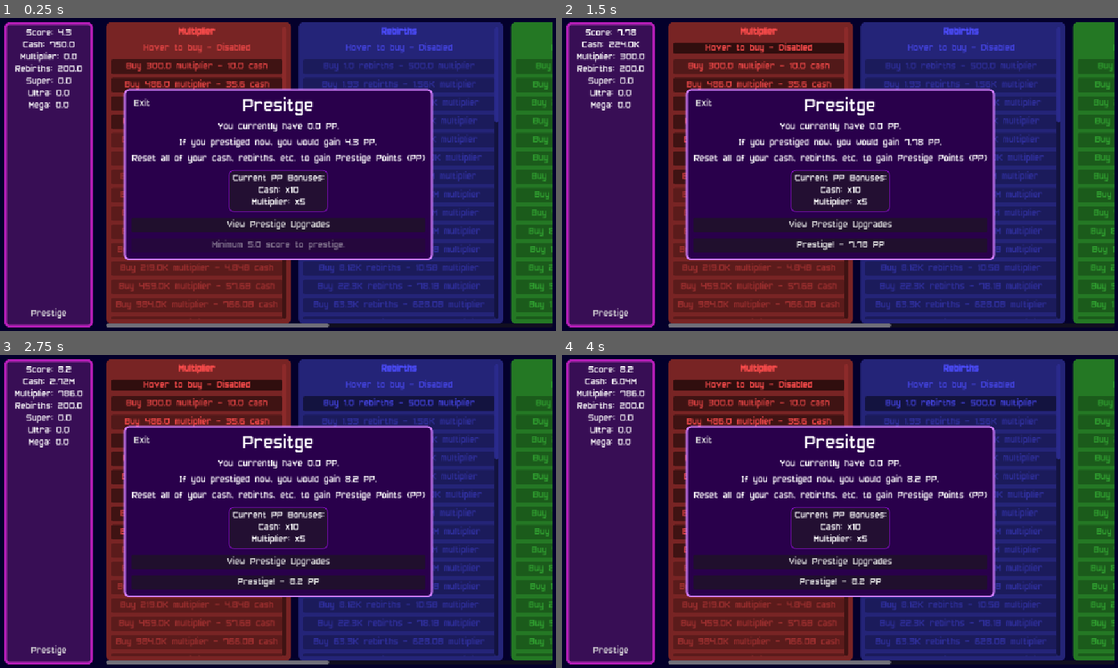
Above: before the commit, frames 1-4 (two rows, left to right).
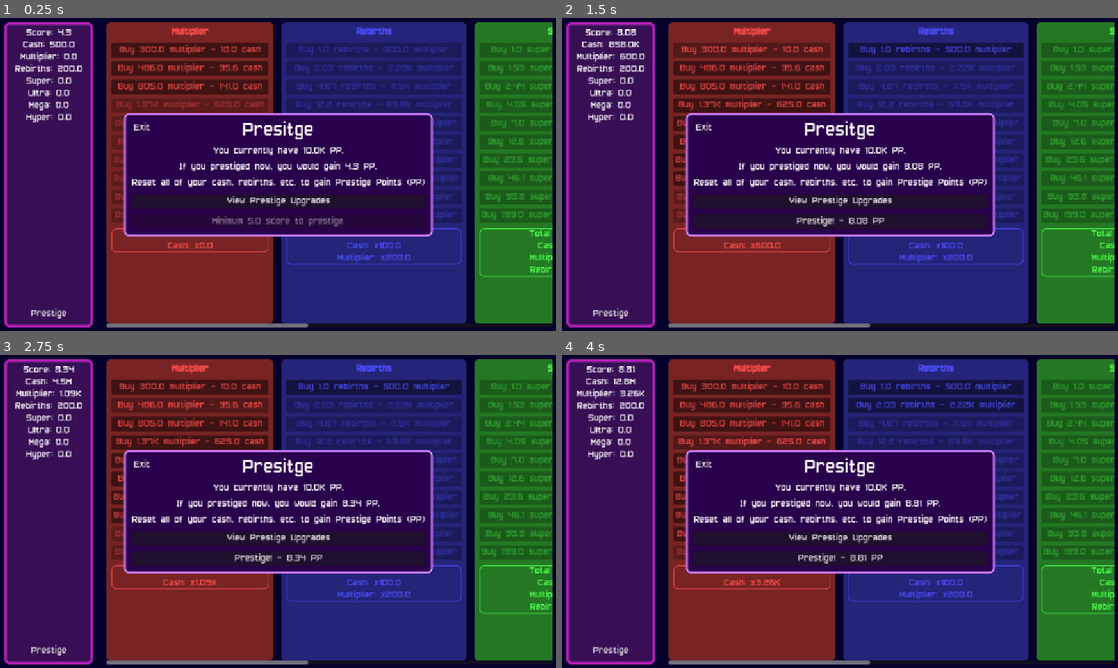
Above: after the commit, the same moments.

Repository: T3rryTim3/ButtonSim
Game: Godot game, scene res://Scenes/main.tscn
Two runs of this game, one before a commit and one after it. Both use one fixed random seed, a clock stepped at 60 frames per second and the inputs below.
Inputs (mouse positions are in pixels of both pictures, inside the frame that each line leads up to):
- Up to frame 1 (0.25 s): no input
- Up to frame 2 (1.5 s): click (756, 49) at 0.5 s, where only the run before the commit has a clickable "Hover to buy - Disabled"; click "Buy 300.0 multiplier - 10.0 c…" at 1.25 s
- Up to frame 3 (2.75 s): click "Buy 486.0 multiplier - 35.6 c…" at 2 s
- Up to frame 4 (4 s): click "Buy 805.0 multiplier - 141.0 …" at 2.75 s; click "Buy 1.37K multiplier - 625.0 …" at 3.5 s

The runs differ from the first frame. In frame 1, 43% of the frame differs, in the area x 4-100%, y 1-99%; in frame 2, 44%; in frame 3, 44%, in the area x 2-100%, y 1-99%; in frame 4, 44%.

Commit message:
More prestige upgrades + balance changes

Diff:
--- a/Scenes/UI/reset_button.tscn
+++ b/Scenes/UI/reset_button.tscn
@@ -7,4 +7,4 @@
 
 [node name="VisibleOnScreenEnabler2D" type="VisibleOnScreenEnabler2D" parent="."]
 
-[connection signal="pressed" from="." to="." method="_button_pressed"]
+[connection signal="pressed" from="." to="." method="buy"]
--- a/Scenes/UI/reset_layer.tscn
+++ b/Scenes/UI/reset_layer.tscn
@@ -54,20 +54,15 @@
 theme_override_font_sizes/font_size = 20
 text = "Multiplier"
 
-[node name="Button" type="Button" parent="ScrollContainer/VBoxContainer"]
+[node name="Autobuy" type="Button" parent="ScrollContainer/VBoxContainer"]
 layout_mode = 2
 theme_override_styles/normal = SubResource("StyleBoxEmpty_xk82d")
 toggle_mode = true
-text = "Hover to buy - Disabled"
+text = "Autobuy - Disabled"
 
 [node name="Buttons" type="VBoxContainer" parent="ScrollContainer/VBoxContainer"]
 layout_mode = 2
 theme_override_constants/separation = 8
-
-[node name="Label2" type="Label" parent="ScrollContainer/VBoxContainer"]
-layout_mode = 2
-text = "Total Bonuses:"
-horizontal_alignment = 1
 
 [node name="Desc" type="PanelContainer" parent="ScrollContainer/VBoxContainer"]
 layout_mode = 2
@@ -75,3 +70,11 @@
 
 [node name="VBoxContainer" type="VBoxContainer" parent="ScrollContainer/VBoxContainer/Desc"]
 layout_mode = 2
+
+[node name="Label2" type="Label" parent="ScrollContainer/VBoxContainer/Desc/VBoxContainer"]
+layout_mode = 2
+text = "Total Bonuses:"
+horizontal_alignment = 1
+
+[node name="VBoxContainer" type="VBoxContainer" parent="ScrollContainer/VBoxContainer/Desc/VBoxContainer"]
+layout_mode = 2
--- a/Scenes/UI/upgrade.tscn
+++ b/Scenes/UI/upgrade.tscn
@@ -36,7 +36,7 @@
 layout_mode = 2
 size_flags_horizontal = 3
 
-[node name="Cost" type="Label" parent="VBoxContainer2/HBoxContainer"]
+[node name="Purchased" type="Label" parent="VBoxContainer2/HBoxContainer"]
 layout_mode = 2
 theme_override_colors/font_color = Color(0.832859, 0.155363, 1, 1)
 text = "0/10"
--- a/Scenes/main.tscn
+++ b/Scenes/main.tscn
@@ -205,12 +205,13 @@
 [node name="VBoxContainer" type="VBoxContainer" parent="Game/PrestigeMenu/Prestige/VBoxContainer/Bonuses"]
 layout_mode = 2
 
-[node name="BonusesLabel" type="Label" parent="Game/PrestigeMenu/Prestige/VBoxContainer/Bonuses/VBoxContainer"]
+[node name="BonusesTitle" type="Label" parent="Game/PrestigeMenu/Prestige/VBoxContainer/Bonuses/VBoxContainer"]
 layout_mode = 2
 text = "Current PP Bonuses:"
 horizontal_alignment = 1
 
-[node name="Label" type="Label" parent="Game/PrestigeMenu/Prestige/VBoxContainer/Bonuses/VBoxContainer"]
+[node name="PPBonusesDisplay" type="Label" parent="Game/PrestigeMenu/Prestige/VBoxContainer/Bonuses/VBoxContainer"]
+unique_name_in_owner = true
 layout_mode = 2
 size_flags_horizontal = 4
 text = "Cash: x10
--- a/Scenes/testscene.gd
+++ b/Scenes/testscene.gd
@@ -31,10 +31,37 @@
 	for k in Config.RESET_LAYERS:
 		%Labels.get_node(k).text = k.capitalize() + ": " + str(Game.get_stat(k))
 
-func _ready() -> void:
+func _update_reset_layers() -> void:
+	var idx = 0
 
-	if not Game.ready:
-		await Game.ready
+	for k in Config.RESET_LAYERS:
+
+		var l
+		if %ResetLayers.has_node(k):
+			l = %ResetLayers.get_node(k)
+		print(k)
+		print(l)
+
+		if l and l.reset_idx > Game.get_upgrade_count("PP Layers")+2:
+			print("This shouldn't happen.")
+			l.queue_free()
+			continue
+		elif l:
+			l.update_button_count(l._get_button_count())
+		elif not l and idx <= Game.get_upgrade_count("PP Layers")+2:
+			l = reset_layer.instantiate()
+			l.name = k
+			l.key = k
+			l.reset_idx = idx
+			%ResetLayers.add_child(l)
+
+		idx += 1
+
+func _reload_reset_layers() -> void:
+	var idx = 0
+
+	for child in %ResetLayers.get_children():
+		child.queue_free()
 
 	for k in Config.RESET_LAYERS:
 		# Create label
@@ -45,8 +72,20 @@
 
 		# Create purchase panel
 		var l = reset_layer.instantiate()
+		l.name = k
 		l.key = k
+		l.reset_idx = idx
 
 		%ResetLayers.add_child(l)
+		idx += 1
+
+func _ready() -> void:
+
+	if not Game.ready:
+		await Game.ready
+
+	_reload_reset_layers()
+
+	SignalBus.PrestigeUpgradeBought.connect(_update_reset_layers)
 
 	%OpenPrestigeMenu.pressed.connect(%PrestigeMenu.open)
--- a/Scripts/Global/Config.gd
+++ b/Scripts/Global/Config.gd
@@ -5,6 +5,9 @@
 var MIN_PRESTIGE_SCORE:float = 5
 
 var BASE_BUY_SPEED:float = 0.1
+
+var PP_BONUS_BASE:float = 1
+var PP_BONUS_DIV_SCALE:float = 10
 
 const RESET_LAYERS = {
 	"multiplier": {
@@ -31,18 +34,18 @@
 			"multiplier"
 		],
 		"multiplies": {
-			"cash": 1,
+			"cash": 0.5,
 			"multiplier": 1
 		},
 		"cost": {
 			"currency": "multiplier",
 			"init": 500,
 			"scale": 2.2,
-			"exp_growth": .05
+			"exp_growth": .1
 		},
 		"init_val": 1,
 		"scale_val": 1.9,
-		"exp_growth": .025
+		"exp_growth": .1
 	},
 
 	"super": {
@@ -54,18 +57,18 @@
 		],
 		"multiplies": {
 			"cash": 0.05,
-			"multiplier": 0.2,
+			"multiplier": 0.05,
 			"rebirths": 1
 		},
 		"cost": {
 			"currency": "rebirths",
 			"init": 500,
 			"scale": 5.5,
-			"exp_growth": .025
+			"exp_growth": .1
 		},
 		"init_val": 1,
 		"scale_val": 1.5,
-		"exp_growth": .025
+		"exp_growth": .05
 	},
 
 	"ultra": {
@@ -86,11 +89,11 @@
 			"currency": "super",
 			"init": 2000,
 			"scale": 2.5,
-			"exp_growth": .02
+			"exp_growth": 0.15
 		},
 		"init_val": 1,
 		"scale_val": 3,
-		"exp_growth": .025
+		"exp_growth": .05
 	},
 
 	"mega": {
@@ -113,16 +116,65 @@
 			"currency": "ultra",
 			"init": 10000,
 			"scale": 2.5,
-			"exp_growth": .02
+			"exp_growth": 0.2
 		},
 		"init_val": 1,
 		"scale_val": 3,
-		"exp_growth": .025
+		"exp_growth": .05
+	},
+
+	"hyper": {
+		"color": Color(1,0.8,0.2),
+		"reset": [
+			"cash",
+			"multiplier",
+			"rebirths",
+			"ultra",
+			"super",
+			"mega"
+		],
+		"multiplies": {
+			"multiplier": .2,
+			"rebirths": .2,
+			"ultra": .2,
+			"super": 1
+		},
+		"cost": {
+			"currency": "mega",
+			"init": 20000,
+			"scale": 2.5,
+			"exp_growth": .3
+		},
+		"init_val": 1,
+		"scale_val": 3,
+		"exp_growth": .05
 	}
 }
 
 var upgrades = {
-	"Auto Buy": {
+	"PP Buttons": {
+		"name": "Buttons",
+		"tags": ["prestige"],
+		"currency": "prestige_points",
+		"currency_name": "PP",
+		"get_player_currency": func(): return Game.get_reset("prestige").points,
+		"spend_currency": func(amt:Variant): Game.spend_reset_points("prestige", amt),
+		"get_max": func(): return 20,
+		"get_desc": func(next:int): return "Button count is now " + str(5*(next+1)),
+		"get_cost": func(next:int): return B.new(2).multiply(B.new(2).power(next))
+	},
+	"PP Layers": {
+		"name": "Rebirths",
+		"tags": ["prestige"],
+		"currency": "prestige_points",
+		"currency_name": "PP",
+		"get_player_currency": func(): return Game.get_reset("prestige").points,
+		"spend_currency": func(amt:Variant): Game.spend_reset_points("prestige", amt),
+		"get_max": func(): return len(RESET_LAYERS.keys()) - 3,
+		"get_desc": func(next:int): return "Unlock " + str(RESET_LAYERS.keys()[next+3]),
+		"get_cost": func(next:int): return B.new(5).multiply(B.new(15).power(next))
+	},
+	"PP Auto Buy": {
 		"name": "Auto Buy",
 		"tags": ["prestige"],
 		"currency": "prestige_points",
@@ -131,7 +183,18 @@
 		"spend_currency": func(amt:Variant): Game.spend_reset_points("prestige", amt),
 		"get_max": func(): return len(RESET_LAYERS.keys()),
 		"get_desc": func(next:int): return "Unlock auto-buy for " + str(RESET_LAYERS.keys()[next]),
-		"get_cost": func(next:int): return B.new(10).multiply(B.new(10).power(next))
+		"get_cost": func(next:int): return B.new(1000).multiply(B.new(100).power(next))
+	},
+	"PP Free Cost": {
+		"name": "Free cost",
+		"tags": ["prestige"],
+		"currency": "prestige_points",
+		"currency_name": "PP",
+		"get_player_currency": func(): return Game.get_reset("prestige").points,
+		"spend_currency": func(amt:Variant): Game.spend_reset_points("prestige", amt),
+		"get_max": func(): return len(RESET_LAYERS.keys()),
+		"get_desc": func(next:int): return str(RESET_LAYERS.keys()[next]).capitalize() + " Purchases do not spend anything.",
+		"get_cost": func(next:int): return B.new(10).multiply(B.new(100).power(next))
 	},
 	"PP Boost": {
 		"name": "PP Boost",
@@ -140,8 +203,8 @@
 		"currency_name": "PP",
 		"get_player_currency": func(): return Game.get_reset("prestige").points,
 		"spend_currency": func(amt:Variant): Game.spend_reset_points("prestige", amt),
-		"get_max": func(): return len(RESET_LAYERS.keys()),
-		"get_desc": func(next:int): return "Your PP now multiplies " + str((["cash"] + RESET_LAYERS.keys())[next]),
+		"get_max": func(): return len(RESET_LAYERS.keys()) + 1,
+		"get_desc": func(next:int): return "Your PP now multiplies " + str((["cash"] + RESET_LAYERS.keys() + ["All purchased."])[next]),
 		"get_cost": func(next:int): return B.new(5).multiply(B.new(10).power(next))
 	},
 	"PP Buy speed": {
@@ -151,9 +214,20 @@
 		"currency_name": "PP",
 		"get_player_currency": func(): return Game.get_reset("prestige").points,
 		"spend_currency": func(amt:Variant): Game.spend_reset_points("prestige", amt),
-		"get_max": func(): return len(RESET_LAYERS.keys()),
+		"get_max": func(): return 20,
 		"get_desc": func(next:int): return "Your buy speed is 20% faster.",
-		"get_cost": func(next:int): return B.new(5).multiply(B.new(10).power(next))
+		"get_cost": func(next:int): return B.new(25).multiply(B.new(15).power(next))
+	},
+	"PP PP Multi": {
+		"name": "PP Multi",
+		"tags": ["prestige"],
+		"currency": "prestige_points",
+		"currency_name": "PP",
+		"get_player_currency": func(): return Game.get_reset("prestige").points,
+		"spend_currency": func(amt:Variant): Game.spend_reset_points("prestige", amt),
+		"get_max": func(): return 100,
+		"get_desc": func(next:int): return "Your PP is multiplied by " + str(Game.get_upgrade_count("PP PP Multi") + 2),
+		"get_cost": func(next:int): return B.new(2).multiply(B.new(2).power(next))
 	}
 }
 
--- a/Scripts/Global/SignalBus.gd
+++ b/Scripts/Global/SignalBus.gd
@@ -2,3 +2,6 @@
 
 ## Called on presitge
 signal Prestige
+
+## Called when a prestige upgrade is bought
+signal PrestigeUpgradeBought
--- a/Scripts/Global/game.gd
+++ b/Scripts/Global/game.gd
@@ -21,15 +21,17 @@
 		"super":B.new(0),
 		"ultra":B.new(0),
 		"mega":B.new(0),
+		"hyper":B.new(0),
 
 		"resets": {
 			"prestige": {
 				"count" : B.new(0),
-				"points":B.new(0)
+				"points":B.new(10000)
 			},
 		},
 
 		"buy_speed": Config.BASE_BUY_SPEED, ## Time it takes for each button buy
+		"autobuy_speed": Config.BASE_BUY_SPEED/2, ## Time it takes for each auto button buy
 
 		"upgrades": {}
 
@@ -49,6 +51,10 @@
 	if key in Config.reset_stat_multis:
 		for k in Config.reset_stat_multis[key]:
 			mul.multiplyEquals(player[k[0]].multiply(k[1]).quickPlusEquals(1.0))
+
+	var prestige_mutlis = get_prestige_bonuses()
+	if key in prestige_mutlis:
+		mul.multiplyEquals(prestige_mutlis[key])
 
 	return mul
 
@@ -96,10 +102,34 @@
 	player[stat] = Game.NUM_0
 #endregion
 
+#region Prestige Bonuses
+func get_prestige_bonuses() -> Dictionary:
+	var bonuses = {}
+	var pp = get_reset("prestige").points
+
+	for k in range(get_upgrade_count("PP Boost")):
+		bonuses[(["cash"]+Config.RESET_LAYERS.keys())[k]] = B.new(Config.PP_BONUS_BASE).divide(pow(Config.PP_BONUS_DIV_SCALE, k)).multiply(pp).plus(1)
+
+	return bonuses
+#endregion
+
 #region Resets
 ## Gets a reset data dict from the player
 func get_reset(stat:String) -> Variant:
 	return player["resets"][stat]
+
+## Gets the dict index of a reset
+func get_reset_idx(stat:String) -> int:
+
+	var idx = -1
+
+	for k in Config.RESET_LAYERS:
+		print(k)
+		idx += 1
+		if k == stat:
+			break
+
+	return idx
 
 func spend_reset_points(stat:String, amt:Variant) -> void:
 	player["resets"][stat].points.minusEquals(amt)
@@ -136,6 +166,7 @@
 	var buy_speed = Config.BASE_BUY_SPEED
 	buy_speed *= pow(0.8, get_upgrade_count("PP Buy speed"))
 	player.buy_speed = buy_speed
+	player.autobuy_speed = buy_speed*4
 
 func _ready() -> void:
 	player = get_player_data()
--- a/Scripts/UI/prestige_menu.gd
+++ b/Scripts/UI/prestige_menu.gd
@@ -34,6 +34,7 @@
 func _get_pp_gain() -> B:
 	var num = B.new(0)
 	num.plusEquals(Game.get_stat("score"))
+	num.multiplyEquals(Game.get_upgrade_count("PP PP Multi") + 1)
 	return num
 
 func _prestige_button_pressed():
@@ -54,6 +55,24 @@
 		%PrestigeButton.disabled = true
 		%PrestigeButton.text = "Minimum " + str(Config.MIN_PRESTIGE_SCORE) + " score to prestige."
 
+	var bonus_display_str = ""
+	var bonuses = Game.get_prestige_bonuses()
+	var i:int = 0
+	for k in bonuses:
+		bonus_display_str += k.capitalize() + ": x" + str(Game.get_prestige_bonuses()[k])
+
+		# Only add commas before the end
+		if i < len(bonuses) - 1:
+			bonus_display_str += ", "
+
+		i += 1
+
+	if bonus_display_str:
+		%PPBonusesDisplay.text = bonus_display_str
+		$Prestige/VBoxContainer/Bonuses.visible = true
+	else:
+		$Prestige/VBoxContainer/Bonuses.visible = false
+
 func _ready() -> void:
 	$Prestige/Exit.pressed.connect(close)
 	%PrestigeButton.pressed.connect(_prestige_button_pressed)
--- a/Scripts/UI/reset_button.gd
+++ b/Scripts/UI/reset_button.gd
@@ -24,6 +24,10 @@
 func _get_buy_speed() -> float:
 	return 1
 
+func can_buy() -> bool:
+	update_stats()
+	return Game.get_stat(currency).exceeds(cost)
+
 func _get_button_cost(button_index:int):
 
 	var c = B.new(init_cost)
@@ -45,20 +49,19 @@
 	return g
 
 ## When a button is pressed to purchase the reset layer. Bulk determines the number of times bought
-func _button_pressed(bulk:int=1):
+func buy(bulk:int=1):
 
 	if bulk <= 0:
 		return
 
-	update_stats()
-
 	for i in range(bulk):
-		if not Game.get_stat(currency).exceeds(cost):
+		if not can_buy():
 			return
 
-		Game.set_stat(currency, Game.player[currency].minus(cost))
-		for reset in Config.RESET_LAYERS[key]["reset"]:
-			Game.zero_stat(reset)
+		if Game.get_upgrade_count("PP Free Cost") <= Game.get_reset_idx(key):
+			Game.set_stat(currency, Game.player[currency].minus(cost))
+			for reset in Config.RESET_LAYERS[key]["reset"]:
+				Game.zero_stat(reset)
 
 		Game.increase_stat(key, gain)
 		bought += 1
@@ -87,7 +90,7 @@
 		if not disabled:
 			var to_buy = buy_time / Game.get_stat("buy_speed")
 			buy_time += delta
-			_button_pressed(max(0, to_buy - bought))
+			buy(max(0, to_buy - bought))
 
 		if (!button_pressed) and not disabled:
 			buying = false
--- a/Scripts/UI/reset_layer.gd
+++ b/Scripts/UI/reset_layer.gd
@@ -3,15 +3,43 @@
 
 @onready var button_container:VBoxContainer = $ScrollContainer/VBoxContainer/Buttons
 @onready var title_label:Label = $ScrollContainer/VBoxContainer/Label
-@onready var desc_vbox:VBoxContainer = $ScrollContainer/VBoxContainer/Desc/VBoxContainer
+@onready var desc_vbox:VBoxContainer = $ScrollContainer/VBoxContainer/Desc/VBoxContainer/VBoxContainer
 
 var reset_button = preload("res://Scenes/UI/reset_button.tscn")
 
 var key:String
+var reset_idx:int
+
+var autobuying:bool = false
+var bought:int = 0 ## Amount of times bought
+var buy_time:float = 0.0 ## Current time spent buying. Used to calculate buy amounts
 
 ## The type of currency needed to buy this layer
 var currency:String
 
+func _get_button_count():
+	return 10 + Game.get_upgrade_count("PP Buttons")*5
+
+## Buy the most expensive button
+func buy_highest_cost(bulk:int) -> void:
+
+	if bulk <= 0:
+		return
+
+	var highest:Button
+	var highest_idx:int = -1
+
+	for button in button_container.get_children():
+		if button.can_buy() and button.button_idx > highest_idx:
+			highest = button
+			highest_idx = button.button_idx
+
+	bought += bulk
+
+	if highest:
+		highest.buy(bulk)
+
+## Reload the text displayed
 func _reload() -> void:
 	# Update total bonuses
 	for child in desc_vbox.get_children():
@@ -19,8 +47,45 @@
 			var mult = child.get_meta("mult")
 			child.text = mult.capitalize() + ": x" + str((Game.get_stat(key).multiply(Config.RESET_LAYERS[key]["multiplies"][mult])))
 
+func _update_autobuy():
+	var autobuy_tier = Game.get_upgrade_count("PP Auto Buy")
+
+	if autobuy_tier <= reset_idx:
+		autobuying = false
+		$ScrollContainer/VBoxContainer/Autobuy.visible = false
+		return
+	$ScrollContainer/VBoxContainer/Autobuy.visible = true
+
+	autobuying = $ScrollContainer/VBoxContainer/Autobuy.button_pressed
+
 func _process(delta: float) -> void:
 	_reload()
+
+	_update_autobuy()
+
+	if autobuying:
+		buy_time += delta
+		var to_buy = buy_time / Game.get_stat("autobuy_speed")
+		buy_highest_cost(max(0, to_buy - bought))
+	else:
+		buy_time = 0
+		bought = 0
+
+func update_button_count(count:int=10) -> void:
+
+	var children = button_container.get_children()
+
+	for button in button_container.get_children():
+		button.queue_free()
+
+	for x in range(count):
+		if !button_container.find_child(str(x)):
+			var button = reset_button.instantiate()
+			button.name = str(x)
+			button.key = key
+			button.button_idx = x
+			button.reset_layer = self
+			button_container.add_child(button)
 
 func _ready() -> void:
 	# Set base stuff up
@@ -30,12 +95,7 @@
 	currency = Config.RESET_LAYERS[key]["cost"]["currency"]
 
 	# Create buttons
-	for x in range(60):
-		var button = reset_button.instantiate()
-		button.key = key
-		button.button_idx = x
-		button.reset_layer = self
-		button_container.add_child(button)
+	update_button_count(_get_button_count())
 
 	# Create the total bonuses display
 	for mult in Config.RESET_LAYERS[key]["multiplies"]:
--- a/Scripts/UI/upgrade.gd
+++ b/Scripts/UI/upgrade.gd
@@ -15,6 +15,8 @@
 	upgrade_count = Game.get_upgrade_count(upgrade_id)
 
 func _can_buy() -> bool:
+	if upgrade_count >= upgrade_data["get_max"].call():
+		return false
 	return !upgrade_data["get_player_currency"].call().isLessThan(cost)
 
 func _load_data() -> void:
@@ -23,8 +25,11 @@
 	_update_cost()
 
 	$VBoxContainer2/HBoxContainer/Title.text = upgrade_data.name
-	$VBoxContainer2/HBoxContainer/Cost.text = str(cost) + " " + upgrade_data["currency_name"]
-	$VBoxContainer2/Desc.text = upgrade_data["get_desc"].call(upgrade_count)
+	$VBoxContainer2/HBoxContainer/Purchased.text = str(Game.get_upgrade_count(upgrade_id)) + "/" + str(upgrade_data["get_max"].call())
+	if upgrade_count < upgrade_data["get_max"].call():
+		$VBoxContainer2/Desc.text = upgrade_data["get_desc"].call(upgrade_count)
+	else:
+		$VBoxContainer2/Desc.text = "Max purchases reached."
 	button.text = "Purchase - " + str(cost) + " " + upgrade_data["currency_name"]
 
 func _update() -> void:
@@ -48,6 +53,9 @@
 	upgrade_data["spend_currency"].call(cost)
 	Game.increase_upgrade_count(upgrade_id)
 
+	if "prestige" in upgrade_data["tags"]:
+		SignalBus.PrestigeUpgradeBought.emit()
+
 	_load_data()
 
 func _ready() -> void:
